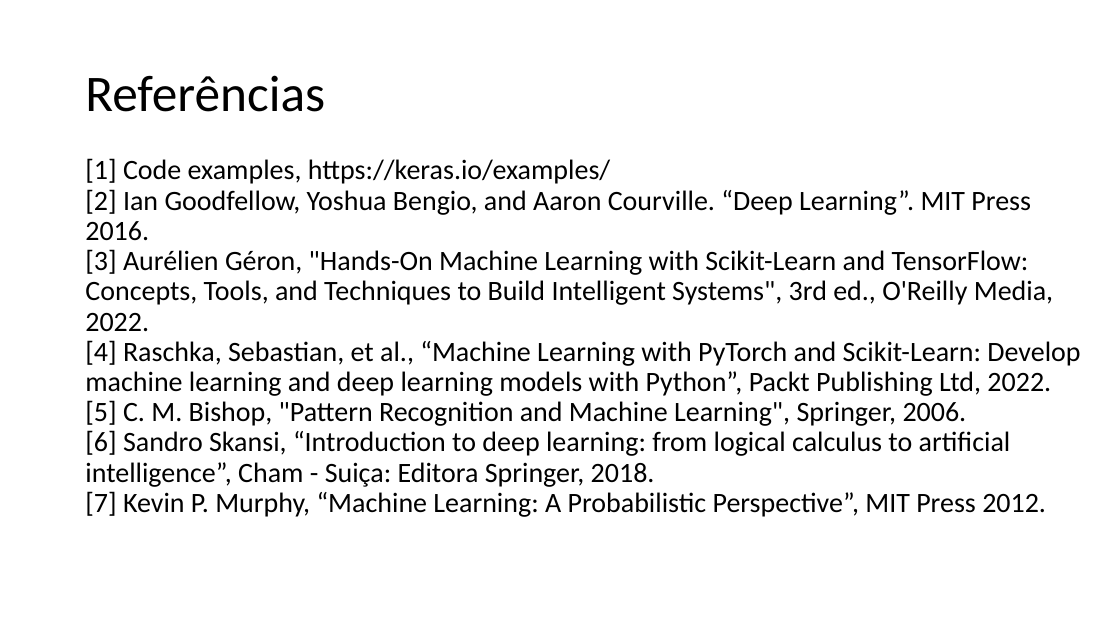
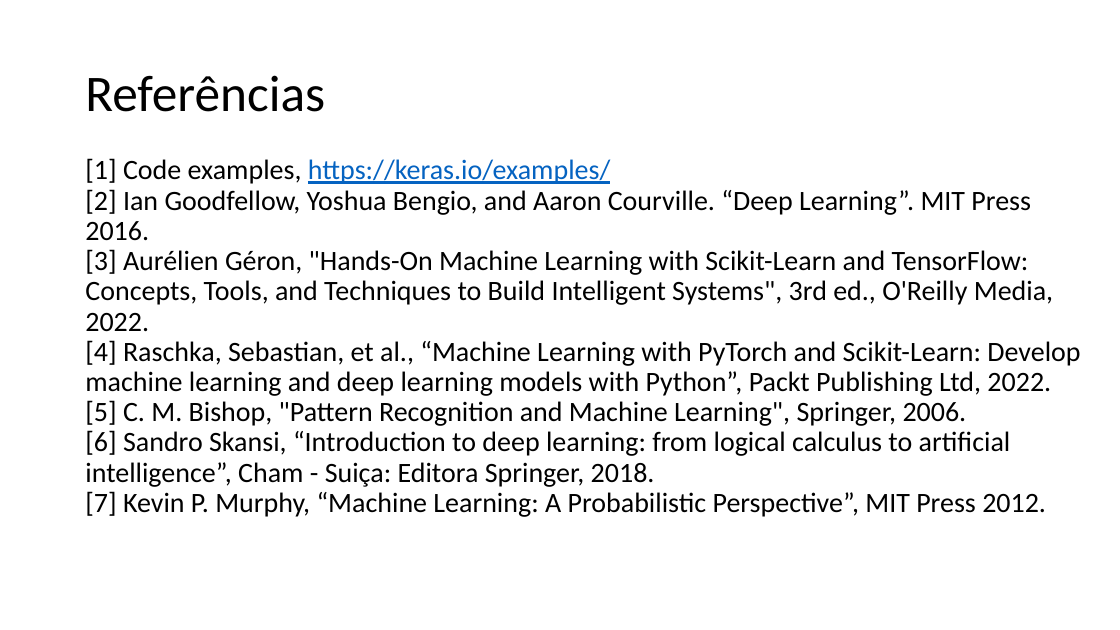
Before and after one commit to zz4fap/tp558-adv-ml, a slide deck: slide 8 of slides/TP558_1_Introdução_ao_curso.pptx (slide 9 before the commit). Drawn at 1120x630 pixels with LibreOffice and Linux fonts; fonts in the diff are those of the drawing. Boxes give left, top, right and bottom in pixels: in the first picture for what was removed or moved away, otherwise in the second. Text is boxed around its words. In the diff, an @@ line names an element or a change of style, - is before the commit and + after.

```diff
--- a/slides/TP558_1_Introdução_ao_curso.pptx
+++ b/slides/TP558_1_Introdução_ao_curso.pptx
@@ text at box(85, 158, 610, 184): text colour #000000 to #0563C1, underline on in "https://keras.io/examples/" @@
```
Also in this commit, not shown: 1 other slide changed.
